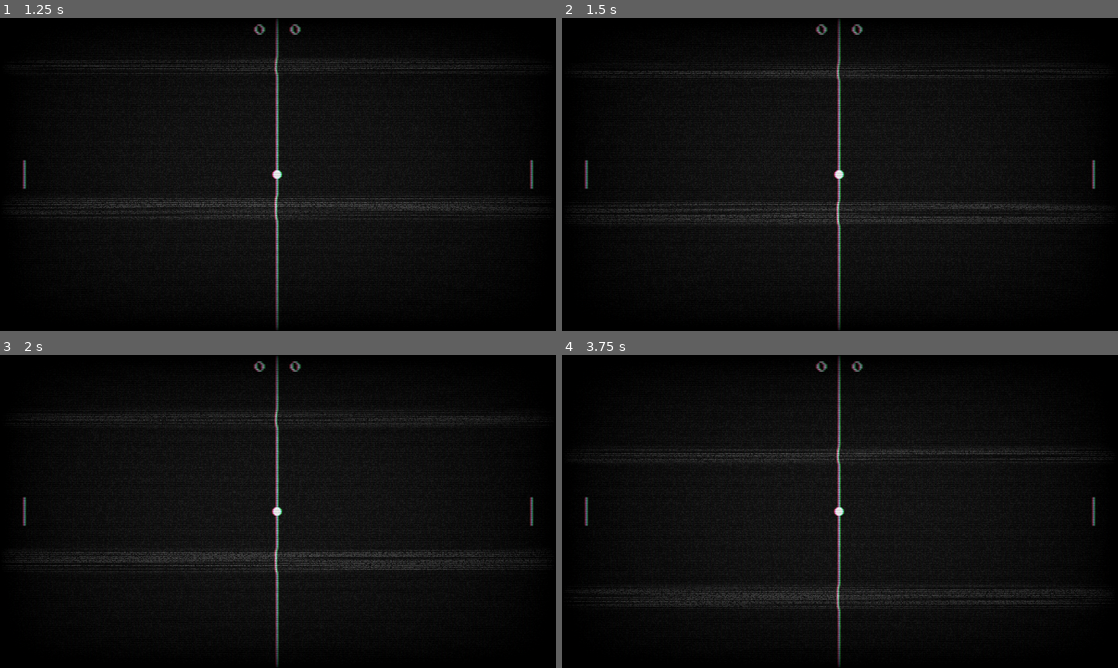
Above: before the commit, frames 1-4 (two rows, left to right).
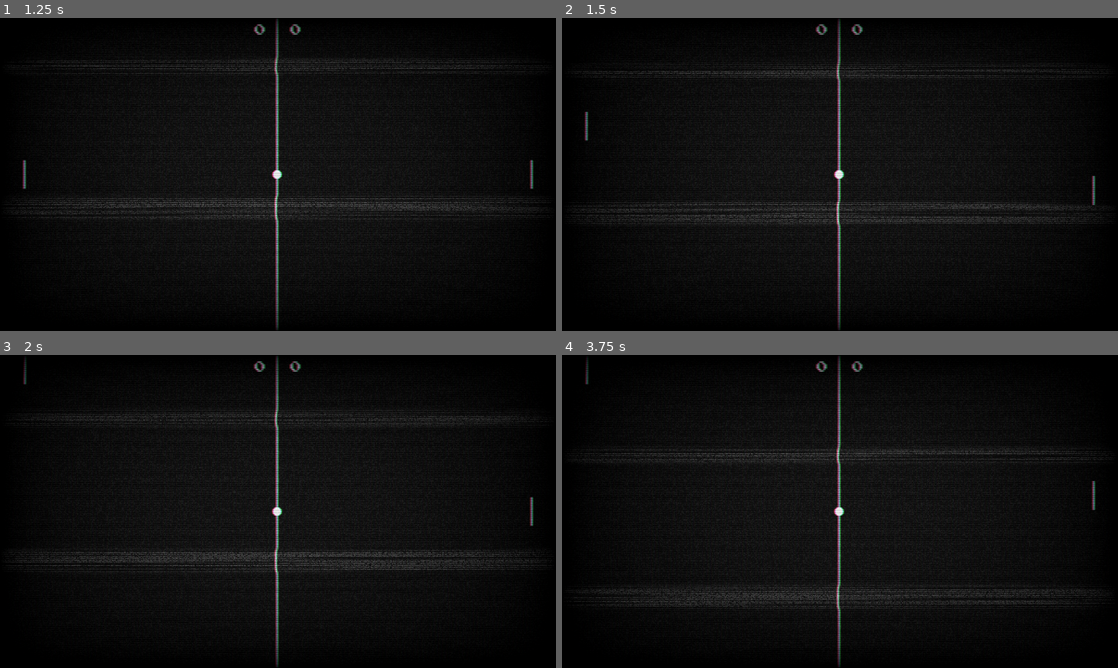
Above: after the commit, the same moments.

Repository: josereia/the_pong_game
Game: Godot game, scene res://scenes/main.tscn
The game is run twice, just before and just after one commit, with the same random seed, the same clock (stepped at 60 frames per second) and the same inputs.
Inputs:
- Up to frame 1 (1.25 s): click "Start" at 0.5 s
- Up to frame 2 (1.5 s): hold W (move_up_player_1) from 1.28 s (still down); tap Down (move_down_player_2) at 1.35 s
- Up to frame 3 (2 s): keep holding W (move_up_player_1); tap Up (move_up_player_2) at 1.55 s
- Up to frame 4 (3.75 s): release W (move_up_player_1) at 2.03 s; hold S (move_down_player_1) 2.03-2.78 s; tap Up (move_up_player_2) at 2.1, 3.05, 3.6 s; tap Down (move_down_player_2) at 2.3, 2.85 s; hold W (move_up_player_1) from 2.78 s (still down)

Frame 1 is identical in both runs. In frame 2, 0.2% of the frame differs, in the area x 4-96%, y 30-60%; in frame 3, 0.1%; in frame 4, 0.2%.

Commit message:
feat(scenes/player): add player scene and its up and down movements
W and S keys respectively for player 1
Up and Down keys respectively for player 2

Diff:
--- a/scenes/game.tscn
+++ b/scenes/game.tscn
@@ -2,9 +2,9 @@
 
 [ext_resource type="Script" path="res://scripts/game.gd" id="1_i31ni"]
 [ext_resource type="Texture2D" uid="uid://b43o04vx3dc5v" path="res://assets/divider.png" id="2_c8wck"]
-[ext_resource type="Texture2D" uid="uid://dv2571cuhkkta" path="res://assets/player.png" id="3_756rm"]
 [ext_resource type="Texture2D" uid="uid://bgbpmmcmoyn7e" path="res://assets/ball.png" id="4_7yd1x"]
 [ext_resource type="Theme" uid="uid://cgyjt8d4iodac" path="res://styles/theme.tres" id="5_8a13n"]
+[ext_resource type="PackedScene" uid="uid://bix3ro2o0sly3" path="res://scenes/player.tscn" id="5_snfdi"]
 [ext_resource type="Material" uid="uid://dmyja0dd5bxuc" path="res://materials/vhs_material.tres" id="6_owvj6"]
 
 [sub_resource type="RectangleShape2D" id="RectangleShape2D_xtmsu"]
@@ -61,13 +61,12 @@
 position = Vector2(574, 324)
 texture = ExtResource("4_7yd1x")
 
-[node name="Player1" type="Sprite2D" parent="."]
+[node name="Player1" parent="." instance=ExtResource("5_snfdi")]
 position = Vector2(50, 324)
-texture = ExtResource("3_756rm")
 
-[node name="Player2" type="Sprite2D" parent="."]
+[node name="Player2" parent="." instance=ExtResource("5_snfdi")]
 position = Vector2(1102, 324)
-texture = ExtResource("3_756rm")
+type = 1
 
 [node name="Player1Area" type="Area2D" parent="."]
 
--- /dev/null
+++ b/scenes/player.tscn
@@ -0,0 +1,18 @@
+[gd_scene load_steps=4 format=3 uid="uid://bix3ro2o0sly3"]
+
+[ext_resource type="Script" path="res://scripts/player.gd" id="1_gid0q"]
+[ext_resource type="Texture2D" uid="uid://dv2571cuhkkta" path="res://assets/player.png" id="2_3l08m"]
+
+[sub_resource type="CapsuleShape2D" id="CapsuleShape2D_f0gum"]
+radius = 2.0
+height = 60.0
+
+[node name="Player" type="StaticBody2D"]
+script = ExtResource("1_gid0q")
+type = null
+
+[node name="Sprite2D" type="Sprite2D" parent="."]
+texture = ExtResource("2_3l08m")
+
+[node name="CollisionShape2D" type="CollisionShape2D" parent="."]
+shape = SubResource("CapsuleShape2D_f0gum")
--- /dev/null
+++ b/scripts/player.gd
@@ -0,0 +1,25 @@
+extends StaticBody2D
+
+var speed: int = 500
+@export var type: Types
+
+func _process(delta: float) -> void:
+  move(delta)
+
+func move(delta: float) -> void:
+  var new_position: float = speed * delta
+
+  if (type == Types.PLAYER1):
+    set_new_position("move_up_player_1", "move_down_player_1", new_position)
+  elif (type == Types.PLAYER2):
+    set_new_position("move_up_player_2", "move_down_player_2", new_position)
+
+func set_new_position(up_action: String, down_action: String, new_position: float) -> void:
+  if Input.is_action_pressed(up_action):
+    position.y -= new_position
+  elif Input.is_action_pressed(down_action):
+    position.y += new_position
+
+  position.y = clamp(position.y, 30, (648 - 30))
+
+enum Types {PLAYER1, PLAYER2}
